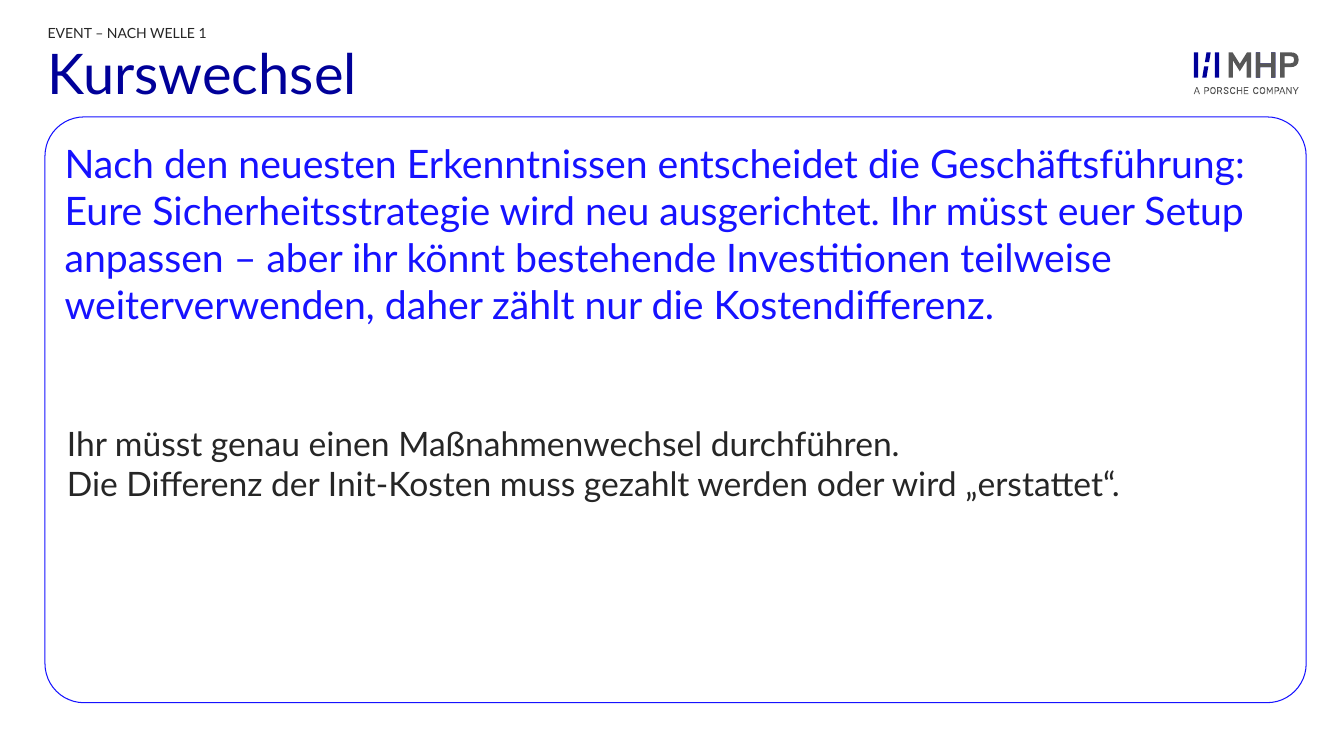
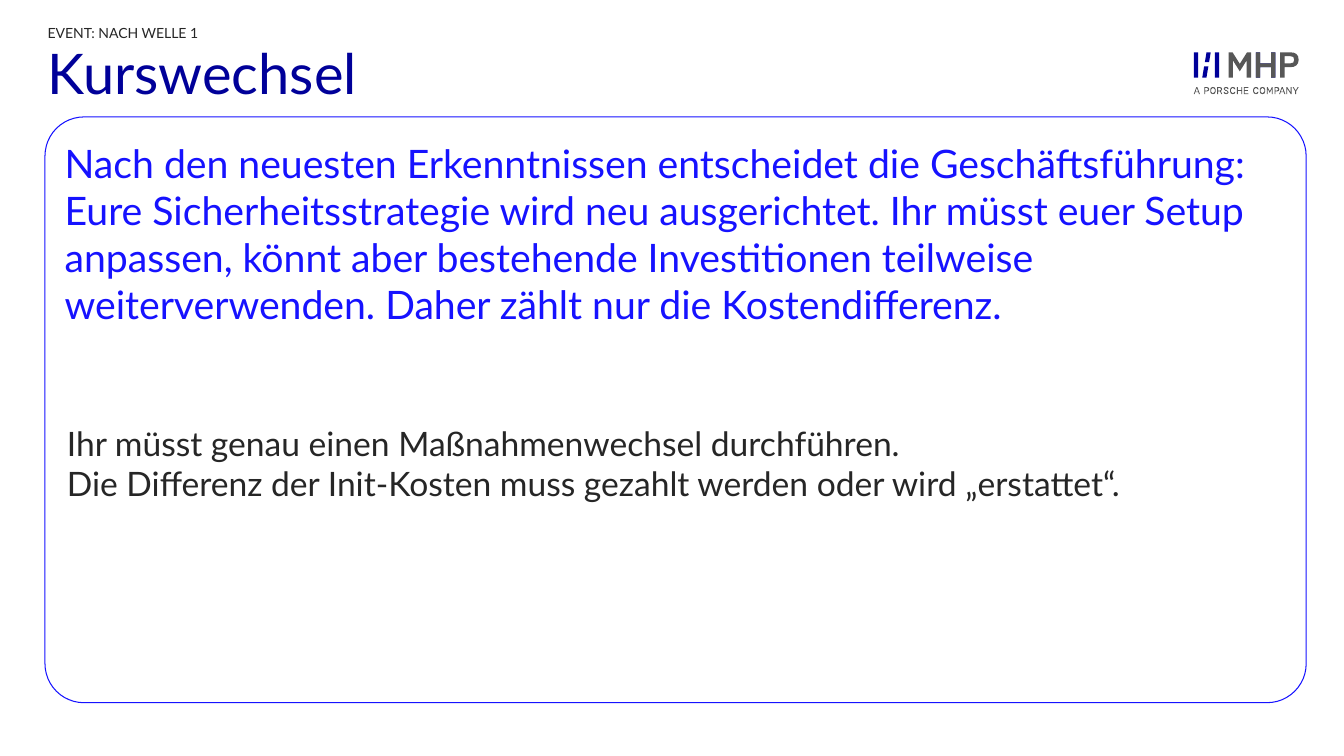
Before and after one commit to ClaudioSt/security-planspiel, a slide deck: slide 2 of final_documents/Events_Security-Game.pptx. Drawn at 1344x756 pixels with LibreOffice and Linux fonts; fonts in the diff are those of the drawing; background and template pictures are left out. Boxes give left, top, right and bottom in pixels: in the first picture for what was removed or moved away, otherwise in the second. Text is boxed around its words. In the diff, an @@ line names an element or a change of style, - is before the commit and + after.

```diff
--- a/final_documents/Events_Security-Game.pptx
+++ b/final_documents/Events_Security-Game.pptx
@@ text at (x1=48, y1=28, x2=198, y2=38): text changed @@
-EVENT – NACH WELLE 1
+EVENT: NACH WELLE 1
@@ text at (x1=65, y1=149, x2=1245, y2=320): text changed @@
-Nach den neuesten Erkenntnissen entscheidet die Geschäftsführung: Eure Sicherheitsstrategie wird neu ausgerichtet. Ihr müsst euer Setup anpassen – aber ihr könnt bestehende Investitionen teilweise weiterverwenden, daher zählt nur die Kostendifferenz.
+Nach den neuesten Erkenntnissen entscheidet die Geschäftsführung: Eure Sicherheitsstrategie wird neu ausgerichtet. Ihr müsst euer Setup anpassen, könnt aber bestehende Investitionen teilweise weiterverwenden. Daher zählt nur die Kostendifferenz.
```
Also in this commit, not shown: 8 other slides changed, 8 other files.
